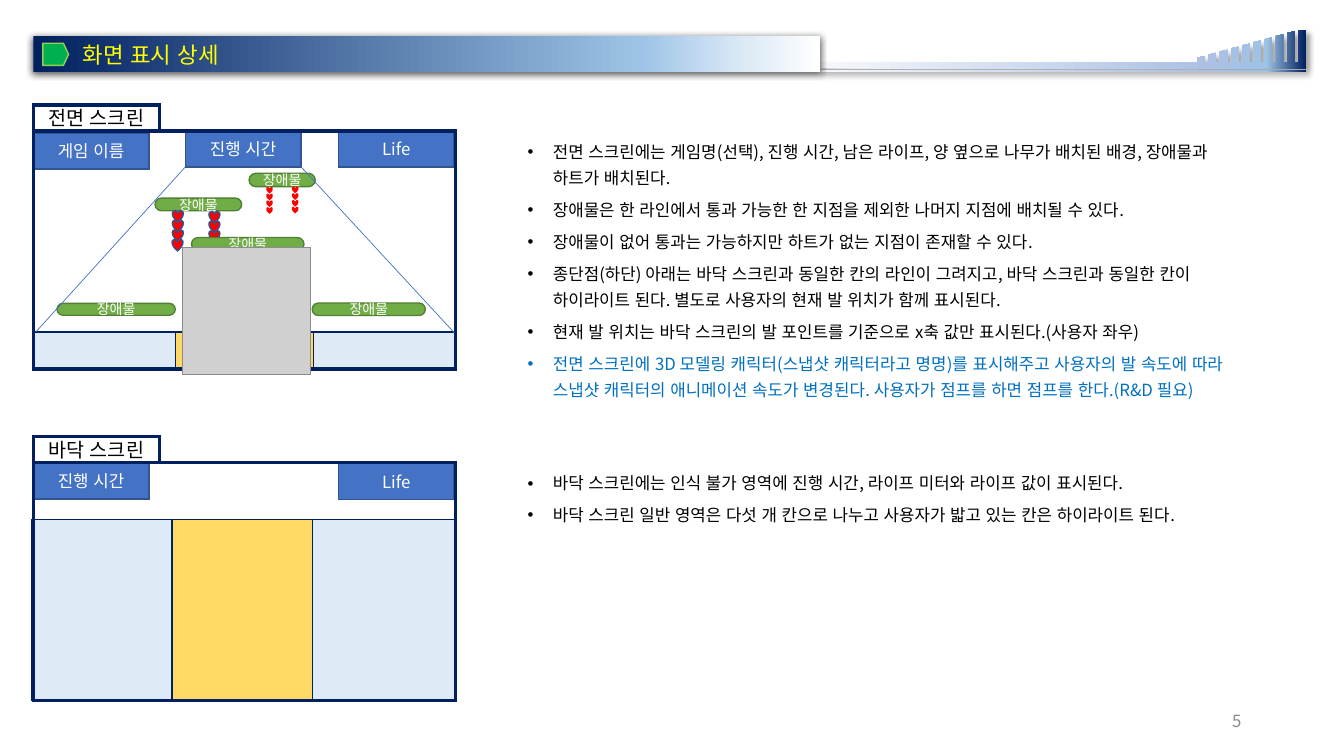
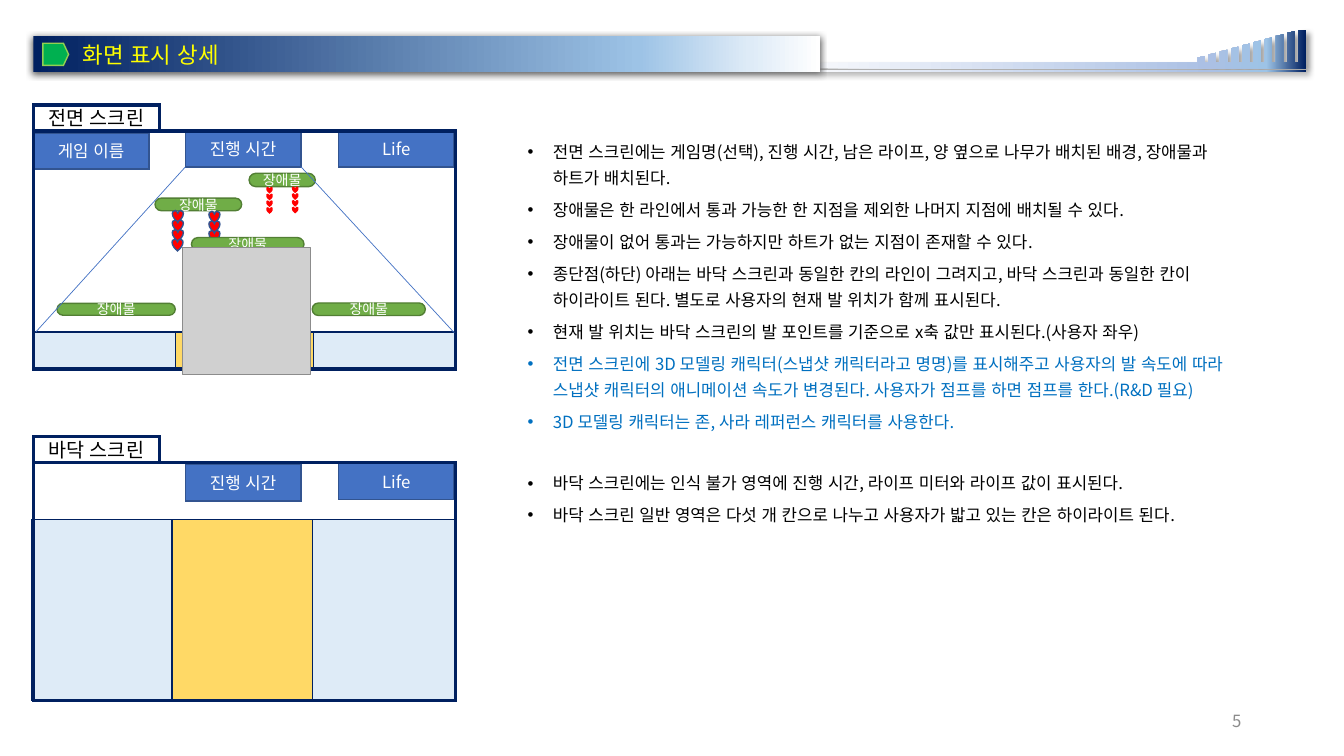
Before and after one commit to rheeeuro/joyrun, a slide deck: slide 5 of docs/[JoyFitness] 전시회용 미니 게임_JoyRun.pptx. Drawn at 1344x756 pixels with LibreOffice and Linux fonts; fonts in the diff are those of the drawing; grey boxes stand for pictures; background and template pictures are left out. Boxes give left, top, right and bottom in pixels: in the first picture for what was removed or moved away, otherwise in the second. Text is boxed around its words. In the diff, an @@ line names an element or a change of style, - is before the commit and + after.

```diff
--- a/docs/[JoyFitness] 전시회용 미니 게임_JoyRun.pptx
+++ b/docs/[JoyFitness] 전시회용 미니 게임_JoyRun.pptx
@@ text at [553,414,955,431]: paragraph added @@
+• 3D 모델링 캐릭터는 존, 사라 레퍼런스 캐릭터를 사용한다.
@@ rectangle "진행 시간": place and size @@
-rectangle "진행 시간" at [33,463,149,499]
+rectangle "진행 시간" at [186,465,301,501]
```
Also in this commit, not shown: 1 other slide changed, 4 slides added.
